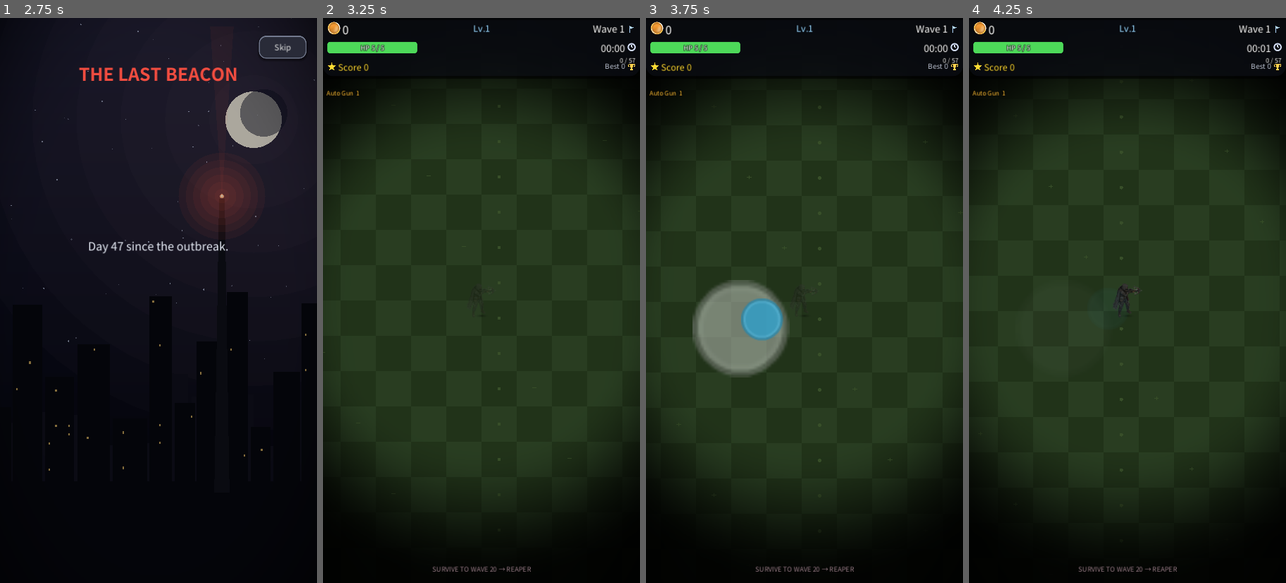
Above: before the commit, frames 1-4 (left to right).
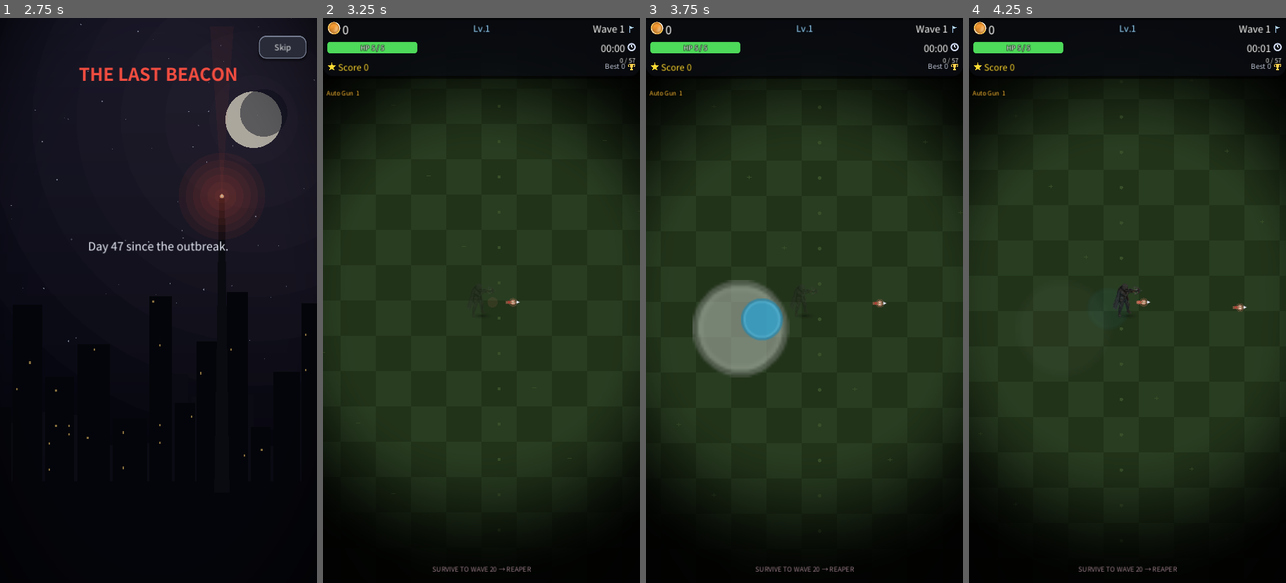
Above: after the commit, the same moments.

Repository: kosj/game_action_defence
Game: Godot game, scene res://scenes/TitleScreen.tscn
The game is run twice, just before and just after one commit, with the same random seed, the same clock (stepped at 60 frames per second) and the same inputs. Sound files missing from this copy of the repository are replaced by a short silence.
Inputs (mouse positions are in pixels of both pictures, inside the frame that each line leads up to):
- Up to frame 1 (2.75 s): tap Enter at 0.5 s; move the mouse to (228, 272) at 0.52 s; click (228, 272) at 0.67 s; click "New Game" at 1.25 s; click "New Game" at 2 s
- Up to frame 2 (3.25 s): click "Skip" at 2.75 s
- Up to frame 3 (3.75 s): drag from (741, 328) to (804, 300) at 3.52 s
- Up to frame 4 (4.25 s): no input

Frame 1 is identical in both runs. In frame 2, less than 0.1% of the frame differs, in the area x 57-63%, y 49-52%; in frame 3, less than 0.1%; in frame 4, less than 0.1%, in the area x 52-88%, y 49-52%.

Commit message:
Fire in facing direction; enlarge shadows
- Player now fires straight in the horizontal facing direction (Vector2(_facing,0))
  instead of auto-aiming the nearest enemy. Facing is driven by horizontal
  movement, so you aim by moving left/right. Fires on cooldown regardless of
  targets; multi-shot spreads as a fan around the facing direction. Bullets
  spawn from the muzzle, which flips with the body so they leave the crossbow
  on the correct side.
- Enlarge ground shadows to ~0.9x sprite width (was 0.55-0.6) so they match
  the character footprint.

Validated with headless Godot 4.3: no parse errors, clean 11s gameplay run.

Diff:
--- a/scripts/Boss.gd
+++ b/scripts/Boss.gd
@@ -158,7 +158,7 @@
 	if body == null or body.texture == null:
 		return
 	var tex: Vector2 = body.texture.get_size()
-	var sx: float = (tex.x * body.scale.x * 0.6) / 128.0
+	var sx: float = (tex.x * body.scale.x * 0.9) / 128.0
 	shadow.scale = Vector2(sx, sx * 0.5)
 	shadow.position = Vector2(0.0, tex.y * body.scale.y * 0.46)
 
--- a/scripts/Player.gd
+++ b/scripts/Player.gd
@@ -121,13 +121,8 @@
 	# 최근접 적은 짧은 주기로만 재탐색하고(대상 소멸 시 즉시 재탐색) 그 외엔 캐시 재사용.
 	# 죽은 좀비는 풀로 반납돼도 is_instance_valid 는 참이므로(트리에서 분리될 뿐) "zombies"
 	# 그룹 소속까지 확인한다 — 좀비는 사망 즉시 그룹에서 빠진다.
-	_target_accum += delta
-	if _target_accum >= TARGET_RESCAN or not _is_live_target(_target):
-		_target_accum = 0.0
-		_target = _get_nearest_zombie()
-	var target := _target
-	_handle_attack(delta, target)
-	_update_facing(target)
+	_update_facing()                 # 이동(좌우)으로 조준 방향 결정
+	_handle_attack(delta)            # 바라보는 방향으로 자동 발사
 	_animate_walk(velocity.length() * delta)   # 이동량 기반 걷기 연출(스프라이트만)
 
 	# 주기적 자동저장(체크포인트 사이 진행 보존). 사망 시엔 위에서 이미 return.
@@ -179,24 +174,19 @@
 	move_and_slide()
 
 
-func _handle_attack(delta: float, target: Node2D) -> void:
+func _handle_attack(delta: float) -> void:
 	_attack_accum += delta
 	if _attack_accum < attack_cooldown:
 		return
-	if target:
-		_attack_accum = 0.0
-		_shoot_at(target)
-
-
-## 사이드뷰: 조준 대상이 있으면 그쪽, 없으면 이동 방향의 수평 성분으로 좌우만 뒤집는다(회전 X).
-func _update_facing(target: Node2D) -> void:
-	var dx := 0.0
-	if target:
-		dx = target.global_position.x - global_position.x
-	elif velocity.length() > 1.0:
-		dx = velocity.x
-	if absf(dx) > 0.02:
-		_facing = -1.0 if dx < 0.0 else 1.0
+	_attack_accum = 0.0
+	_shoot_dir(Vector2(_facing, 0.0))   # 바라보는 좌/우 방향으로 직선 발사
+
+
+## 사이드뷰: 이동(좌우)으로 조준한다 — 수평 이동 방향으로 캐릭터를 뒤집고 그 방향으로 발사한다.
+## 위/아래로만 움직이면(velocity.x≈0) 방향은 마지막 좌/우 값을 유지한다.
+func _update_facing() -> void:
+	if absf(velocity.x) > 5.0:
+		_facing = -1.0 if velocity.x < 0.0 else 1.0
 
 
 ## 그림자를 스프라이트 폭에 맞춘 납작한 타원으로 발밑에 배치(shadow.png 128x72).
@@ -204,7 +194,7 @@
 	if body.texture == null:
 		return
 	var tex: Vector2 = body.texture.get_size()
-	var sx: float = (tex.x * _body_base_scale.x * 0.55) / 128.0
+	var sx: float = (tex.x * _body_base_scale.x * 0.9) / 128.0
 	shadow.scale = Vector2(sx, sx * 0.5)
 	shadow.position = Vector2(0.0, tex.y * _body_base_scale.y * 0.46)
 
@@ -221,9 +211,9 @@
 	body.scale = Vector2(fx * (1.0 + squash * 0.5), _body_base_scale.y * (1.0 - squash))
 
 
-func _shoot_at(target: Node2D) -> void:
+## 주어진 방향(base_dir, 정규화됨)으로 발사 — 다중발사는 그 방향 기준 부채꼴로 분산.
+func _shoot_dir(base_dir: Vector2) -> void:
 	SoundManager.play(current_weapon.get("sfx", "shoot"), 0.12, current_weapon.get("sfx_pitch", 1.0))
-	var base_dir := (target.global_position - global_position).normalized()
 	var count: int = current_weapon["pellet_count"] + Events.upgrade_multi_bullet
 	var spread: float = current_weapon["spread"]
 	if count > 1 and spread <= 0.0:
--- a/scripts/Zombie.gd
+++ b/scripts/Zombie.gd
@@ -164,7 +164,7 @@
 	if body.texture == null:
 		return
 	var tex: Vector2 = body.texture.get_size()
-	var sx: float = (tex.x * _body_base_scale * 0.6) / 128.0
+	var sx: float = (tex.x * _body_base_scale * 0.9) / 128.0
 	shadow.scale = Vector2(sx, sx * 0.5)
 	shadow.position = Vector2(0.0, tex.y * _body_base_scale * 0.46)
 
